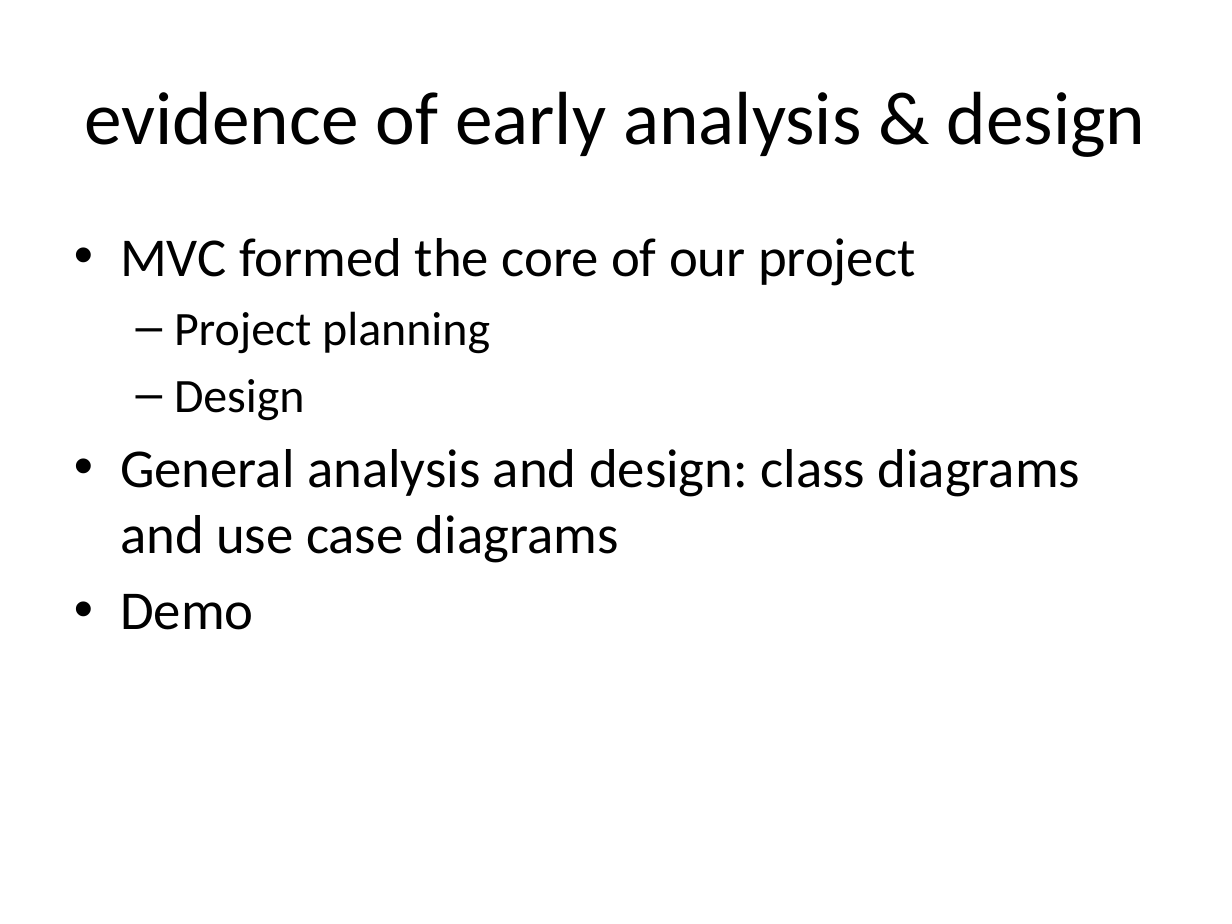
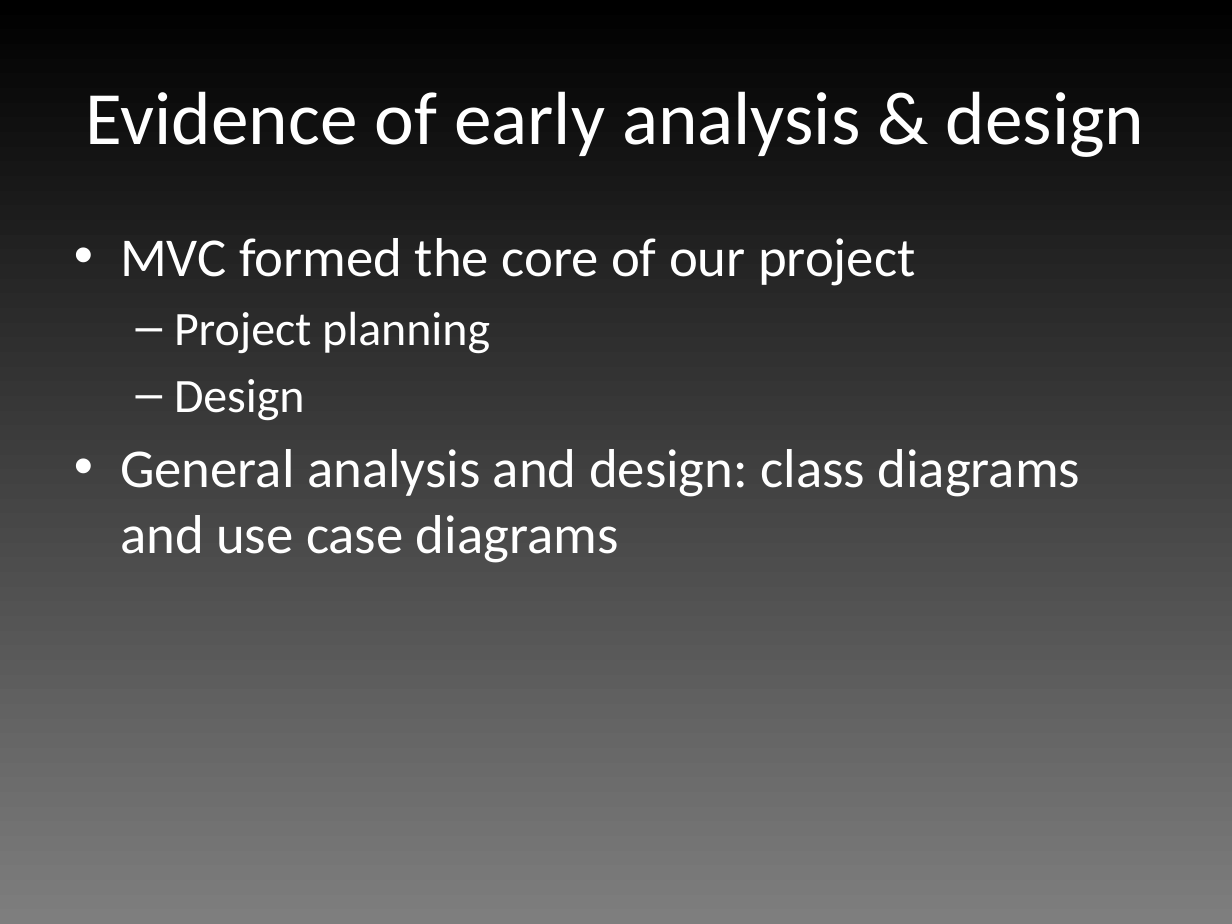
Before and after one commit to edderick/RunwayRedeclaration, a slide deck: slide 4 of doc/D2/Slides.pptx. Drawn at 1232x924 pixels with LibreOffice and Linux fonts; fonts in the diff are those of the drawing. Boxes give left, top, right and bottom in pixels: in the first picture for what was removed or moved away, otherwise in the second. Text is boxed around its words. In the diff, an @@ line names an element or a change of style, - is before the commit and + after.

```diff
--- a/doc/D2/Slides.pptx
+++ b/doc/D2/Slides.pptx
@@ background #FFFFFF to gradient #7F7F7F to #000000 @@
@@ title at [86,91,1145,157]: text changed; text colour #000000 to #FFFFFF @@
-evidence of early analysis & design
+Evidence of early analysis & design
@@ text "MVC formed the core of ..." at [120,238,1081,563]: text colour #000000 to #FFFFFF @@
@@ text at [120,594,254,630]: paragraph removed @@
-• Demo
```
Also in this commit, not shown: 8 other slides changed, 1 slide added.
